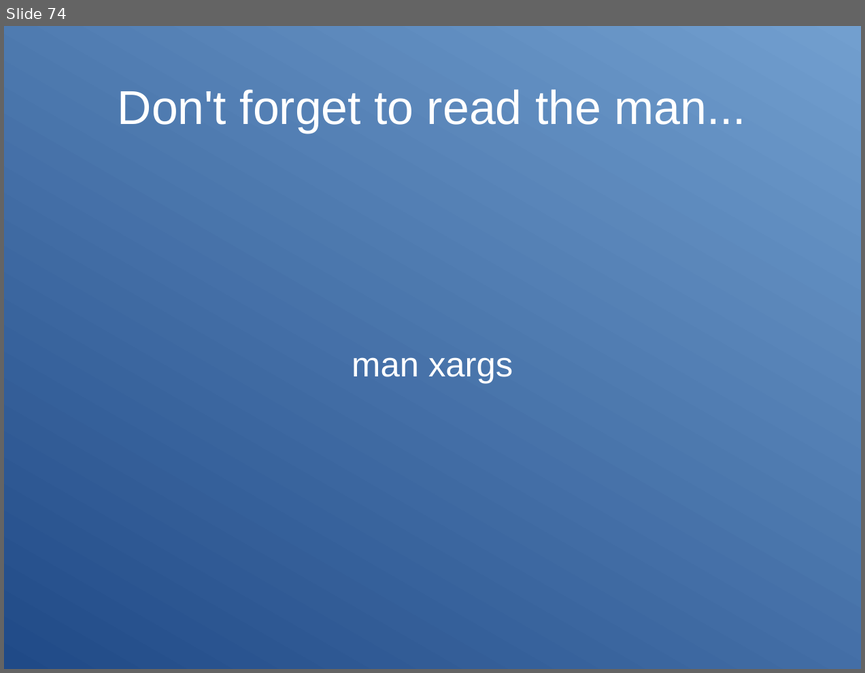
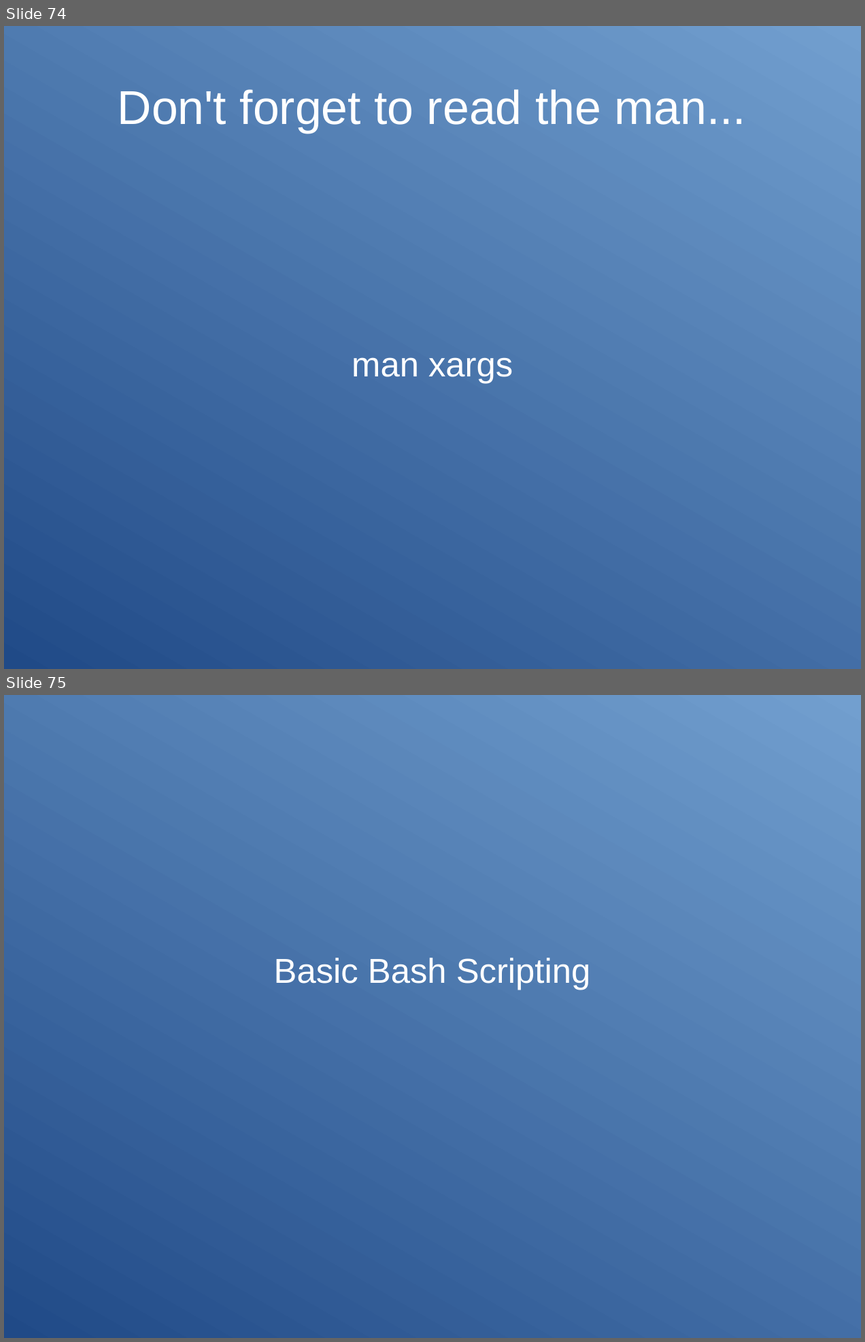
Before and after one commit to Clibre/An-introduction-to-bash, a slide deck: presentation.odp. Shown one above the other, each under a label of ours: slide 74 before the commit, slides 74 and 75 after it. The pictures are 865x673 and 865x1342 pixels, drawn with LibreOffice and Linux fonts; fonts in the diff are those of the drawing. Boxes give left, top, right and bottom in pixels: in the first picture for what was removed or moved away, otherwise in the second. Text is boxed around its words. In the diff, an @@ line names an element or a change of style, - is before the commit and + after.

Commit message:
debut sur le bash scripting: 3 premiere parties des variables

```diff
--- a/presentation.odp
+++ b/presentation.odp
@@ slide 75 added at (x1=4, y1=695, x2=861, y2=1338), background gradient #204A87 to #729FCF @@
@@ subtitle added at (x1=274, y1=957, x2=591, y2=990), 32 pt, text #FFFFFF @@
+Basic Bash Scripting
```
Also in this commit, not shown: 8 other slides added, 7 other files.
